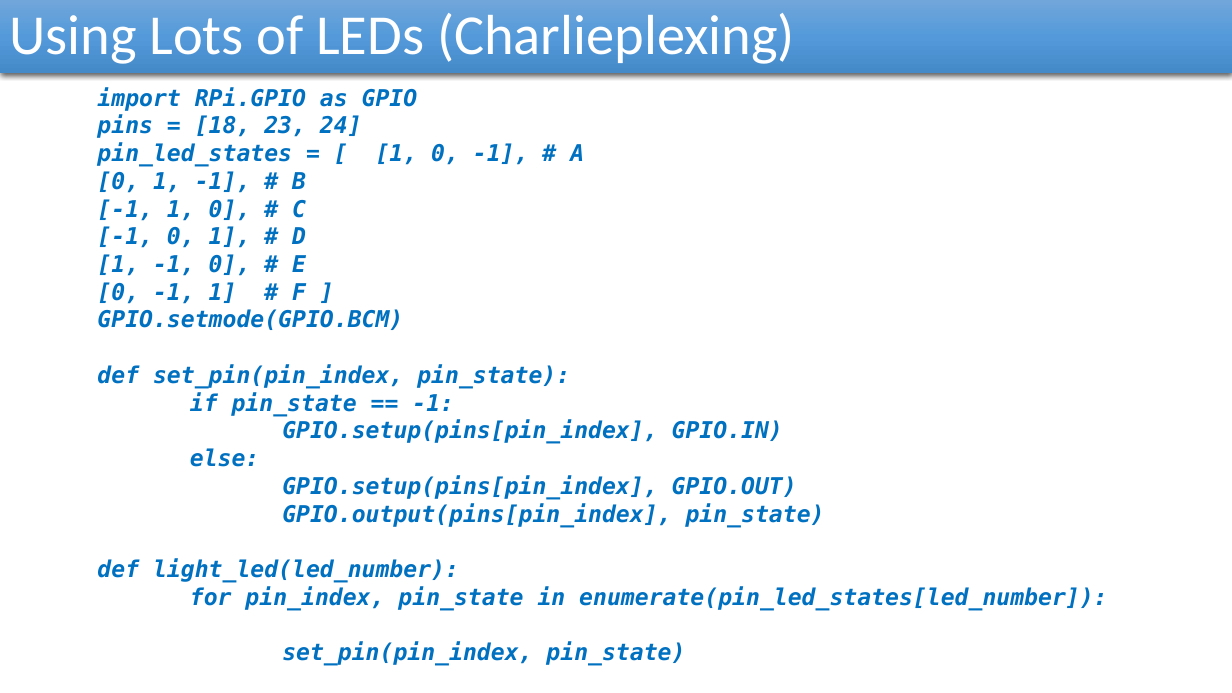
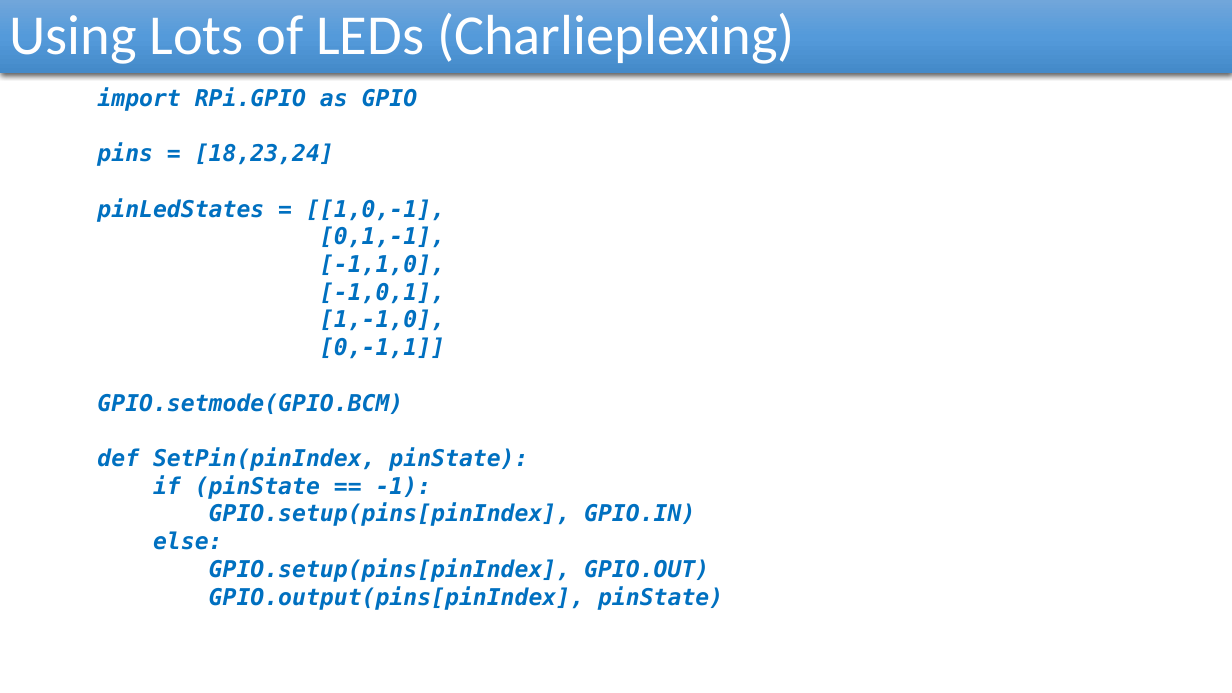
Before and after one commit to reza-arjmandi/rpi-course, a slide deck: slide 4 of session3/presentation/Raspberry_pi_Controlling_Hardware.pptx. Drawn at 1232x693 pixels with LibreOffice and Linux fonts; fonts in the diff are those of the drawing. Boxes give left, top, right and bottom in pixels: in the first picture for what was removed or moved away, otherwise in the second. Text is boxed around its words. In the diff, an @@ line names an element or a change of style, - is before the commit and + after.

```diff
--- a/session3/presentation/Raspberry_pi_Controlling_Hardware.pptx
+++ b/session3/presentation/Raspberry_pi_Controlling_Hardware.pptx
@@ text at (x1=97, y1=142, x2=445, y2=359): text changed @@
-  pins = [18, 23, 24]
-  pin_led_states = [ [1, 0, -1], # A
-  [0, 1, -1], # B
-  [-1, 1, 0], # C
-  [-1, 0, 1], # D
-  [1, -1, 0], # E
-  [0, -1, 1] # F ]
+  pins = [18,23,24]
+  pinLedStates = [[1,0,-1],
+  [0,1,-1],
+  [-1,1,0],
+  [-1,0,1],
+  [1,-1,0],
+  [0,-1,1]]
@@ text at (x1=97, y1=447, x2=695, y2=526): text changed @@
-  def set_pin(pin_index, pin_state):
-  if pin_state == -1:
-  GPIO.setup(pins[pin_index], GPIO.IN)
+  def SetPin(pinIndex, pinState):
+  if (pinState == -1):
+  GPIO.setup(pins[pinIndex], GPIO.IN)
@@ text at (x1=209, y1=558, x2=723, y2=610): text changed @@
-  GPIO.setup(pins[pin_index], GPIO.OUT)
-  GPIO.output(pins[pin_index], pin_state)
-  def light_led(led_number):
-  for pin_index, pin_state in enumerate(pin_led_states[led_number]):
-  set_pin(pin_index, pin_state)
+  GPIO.setup(pins[pinIndex], GPIO.OUT)
+  GPIO.output(pins[pinIndex], pinState)
```
Also in this commit, not shown: 5 other slides changed, 1 slide added.
